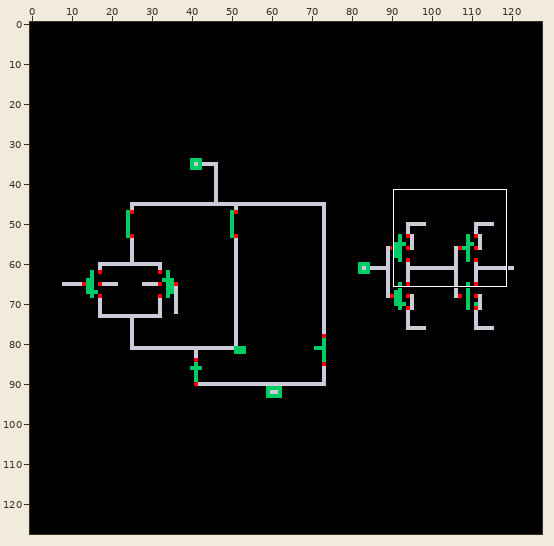
Two states of a sprite sheet, tapeout_fullrate/209as_loop_filter/schematic/thumbnail_128x128.png. The picture above shows the old version from afar; the outline marks the close-up.
Close-up. Before the edit:
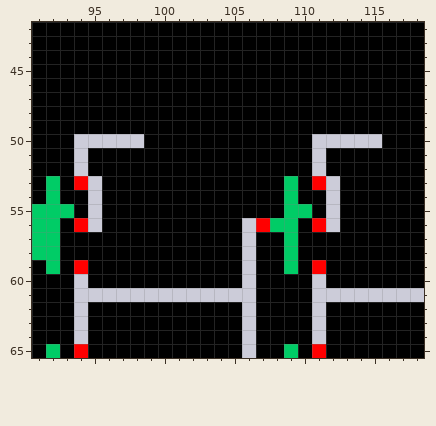
The file is 128x128 pixels. Shown: x 91..118, y 42..65.
After the commit:
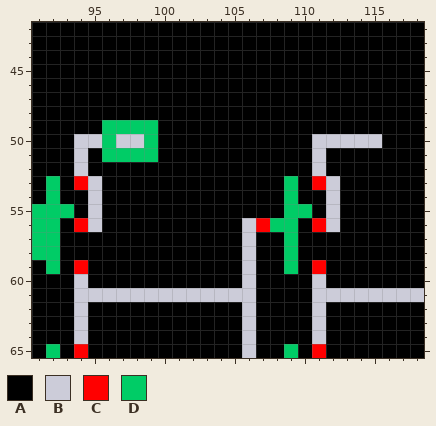
Palette (. is transparent): A #000000  B #ccccd9  C #ff0000  D #00cc66
Edits made:
y 49: x 96..99 AAAA -> DDDD
y 50: x 96 B -> D; x 99 A -> D
y 51: x 96..99 AAAA -> DDDD
